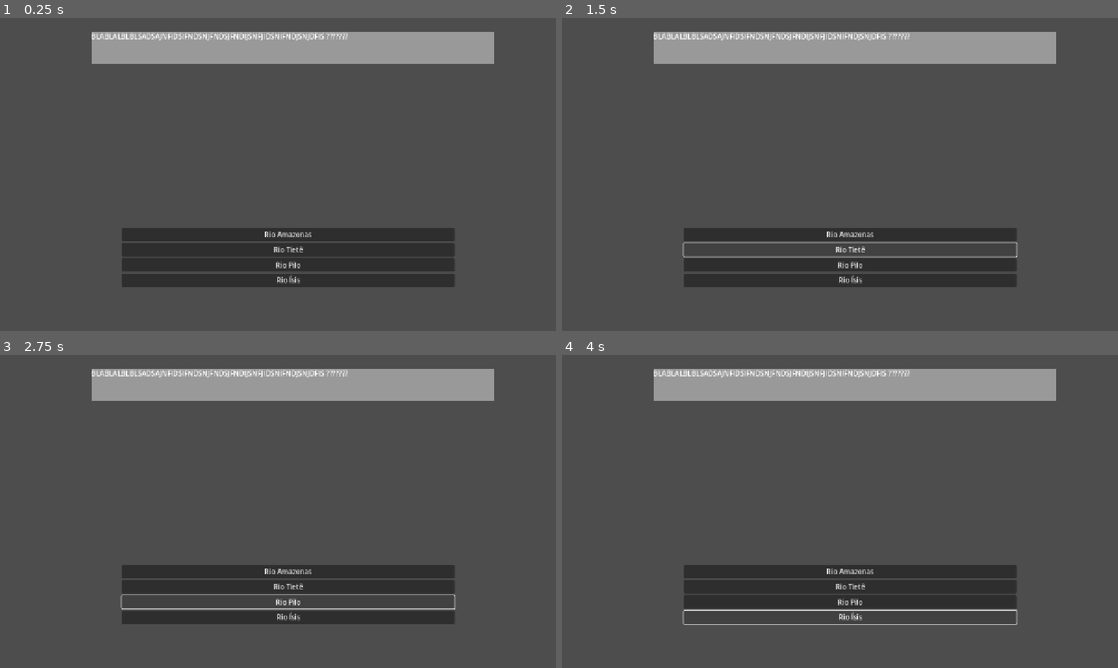
Above: before the commit, frames 1-4 (two rows, left to right).
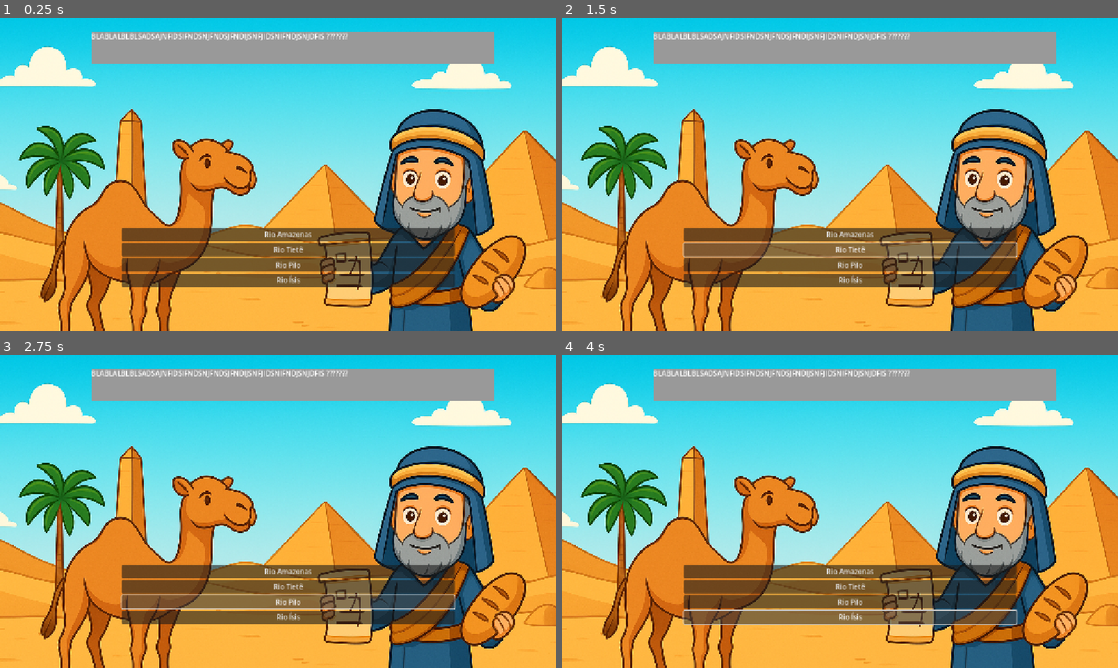
Above: after the commit, the same moments.

Repository: ThomasPruner/PAC
Game: Godot game, scene res://cenas/comerciante_alimentosDialogo.tscn
Same seed, same stepped clock (60 frames per second), same inputs: the game is played once before the commit and once after it. This scene is started directly instead of the project's main scene.
Inputs:
- Up to frame 1 (0.25 s): no input
- Up to frame 2 (1.5 s): click "Rio Amazonas" at 0.5 s; click "Rio Tietê" at 1.25 s
- Up to frame 3 (2.75 s): click "Rio Pilo" at 2 s
- Up to frame 4 (4 s): click "Rio Ísis" at 2.75 s; tap Enter at 3.5 s; hold D (move_right) from 3.53 s (still down); tap E (interact) at 3.6 s

The runs differ from the first frame. In frame 1, 91% of the frame differs, in the area x 0-100%, y 0-100%; in frame 2, 91%; in frame 3, 91%; in frame 4, 91%.

Commit message:
Cena alimentos finalizada e inserção das global vars

Diff:
--- a/pac-cleopatra/cenas/comerciante_alimentosDialogo.tscn
+++ b/pac-cleopatra/cenas/comerciante_alimentosDialogo.tscn
@@ -1,6 +1,7 @@
-[gd_scene load_steps=3 format=3 uid="uid://bjq4t472njkn5"]
+[gd_scene load_steps=4 format=3 uid="uid://bjq4t472njkn5"]
 
 [ext_resource type="Script" uid="uid://b4h0xvajxrbjx" path="res://scripts/Scripts-NPC/comerciante_alimentos_dialogo.gd" id="1_pd88r"]
+[ext_resource type="Texture2D" uid="uid://qdlg4xtoq0hf" path="res://assets/comerciante_alimentos/cenaAlimentos.png" id="2_gj7et"]
 
 [sub_resource type="StyleBoxFlat" id="StyleBoxFlat_pd88r"]
 
@@ -15,8 +16,10 @@
 
 [node name="TextureRect" type="TextureRect" parent="."]
 layout_mode = 0
-offset_right = 40.0
-offset_bottom = 40.0
+offset_right = 1536.0
+offset_bottom = 1024.0
+scale = Vector2(0.9, 0.9)
+texture = ExtResource("2_gj7et")
 
 [node name="Label" type="Label" parent="."]
 layout_mode = 0
--- a/pac-cleopatra/project.godot
+++ b/pac-cleopatra/project.godot
@@ -14,6 +14,10 @@
 run/main_scene="uid://cndrf37th8e67"
 config/features=PackedStringArray("4.4", "Forward Plus")
 config/icon="res://icon.svg"
+
+[autoload]
+
+GlobalVars="*res://scripts/global_vars.gd"
 
 [display]
 
--- a/pac-cleopatra/scripts/Scripts-NPC/escriba_dialogo.gd
+++ b/pac-cleopatra/scripts/Scripts-NPC/escriba_dialogo.gd
@@ -17,6 +17,9 @@
 
 func _on_button_3_pressed() -> void:
 	print("Acertou")
+	print (GlobalVars.acertouEscriba)
+	GlobalVars.acertouEscriba = true
+	print (GlobalVars.acertouEscriba)
 
 func _on_button_4_pressed() -> void:
 	print("Errou")
--- /dev/null
+++ b/pac-cleopatra/scripts/global_vars.gd
@@ -0,0 +1,7 @@
+extends Node
+
+var acertouJoalheiro = false
+var acertouEscriba = false
+var acertouAlimento = false
+
+var acertouTudo = false
Binary file added: pac-cleopatra/assets/comerciante_alimentos/cenaAlimentos.png
Not shown, added: pac-cleopatra/assets/comerciante_alimentos/cenaAlimentos.png.import
Not shown, added: pac-cleopatra/scripts/global_vars.gd.uid
